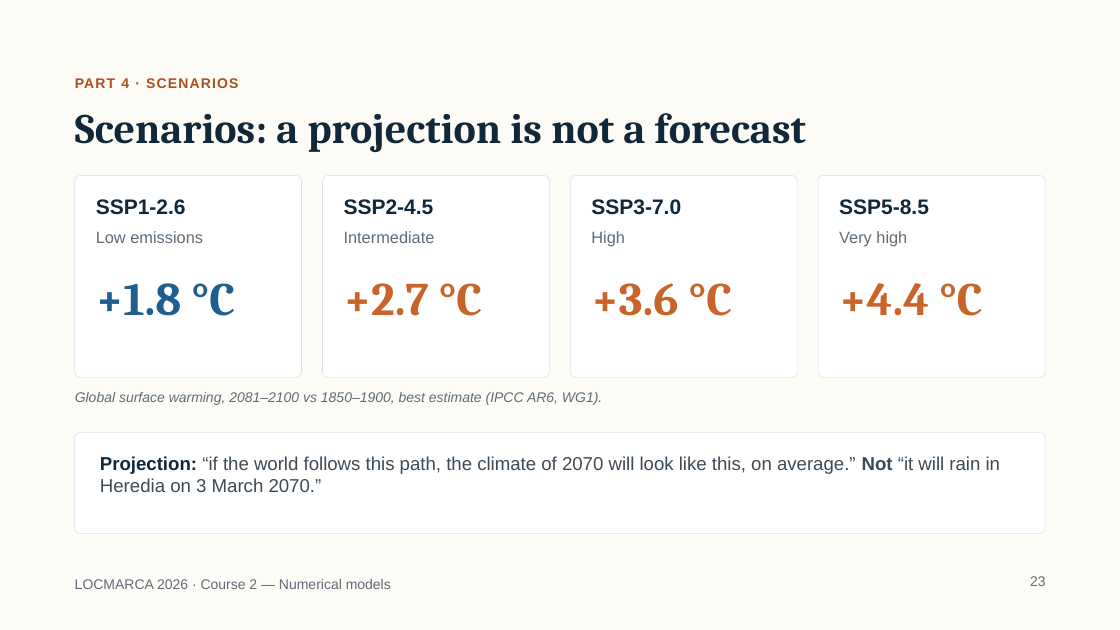
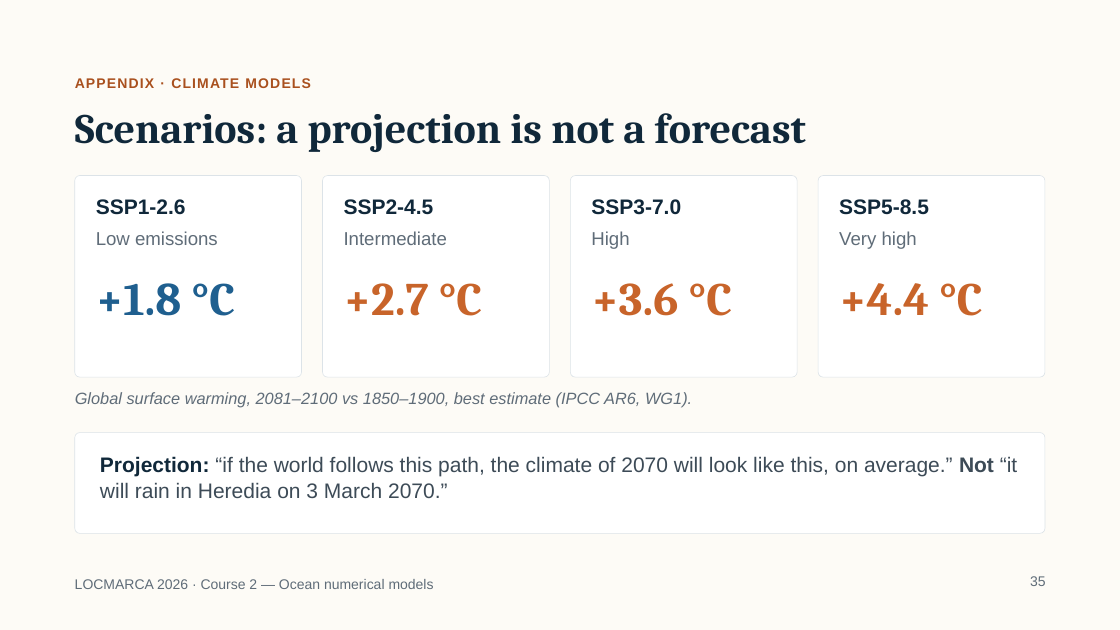
Before and after one commit to gcambon/script-locmarca, a slide deck: slide 35 of Courses/02_course_numerical_models.pptx (slide 23 before the commit). Drawn at 1120x630 pixels with LibreOffice and Linux fonts; fonts in the diff are those of the drawing. Boxes give left, top, right and bottom in pixels: in the first picture for what was removed or moved away, otherwise in the second. Text is boxed around its words. In the diff, an @@ line names an element or a change of style, - is before the commit and + after.

Commit message:
Update course ...

```diff
--- a/Courses/02_course_numerical_models.pptx
+++ b/Courses/02_course_numerical_models.pptx
@@ text at <box>75,78,311,88</box>: text changed @@
-PART 4 · SCENARIOS
+APPENDIX · CLIMATE MODELS
@@ size 14 to 16 pt in 4 elements at <box>96,231,218,245</box>, <box>344,231,447,245</box>, <box>591,231,629,249</box>, <box>839,231,917,249</box> @@
@@ text "Global surface warming, 2081–2100 vs ..." at <box>75,392,692,408</box>: size 12 to 14 pt @@
@@ text "Projection: “if the world follows ..." at <box>100,456,1017,498</box>: size 16 to 18 pt @@
@@ text at <box>75,579,434,589</box>: text changed @@
-LOCMARCA 2026 · Course 2 — Numerical models
+LOCMARCA 2026 · Course 2 — Ocean numerical models
@@ page number at <box>1030,576,1046,586</box>: text changed @@
-23
+35
```
Also in this commit, not shown: 28 other slides changed, 7 slides added, 1 slide removed, 5 other files.
